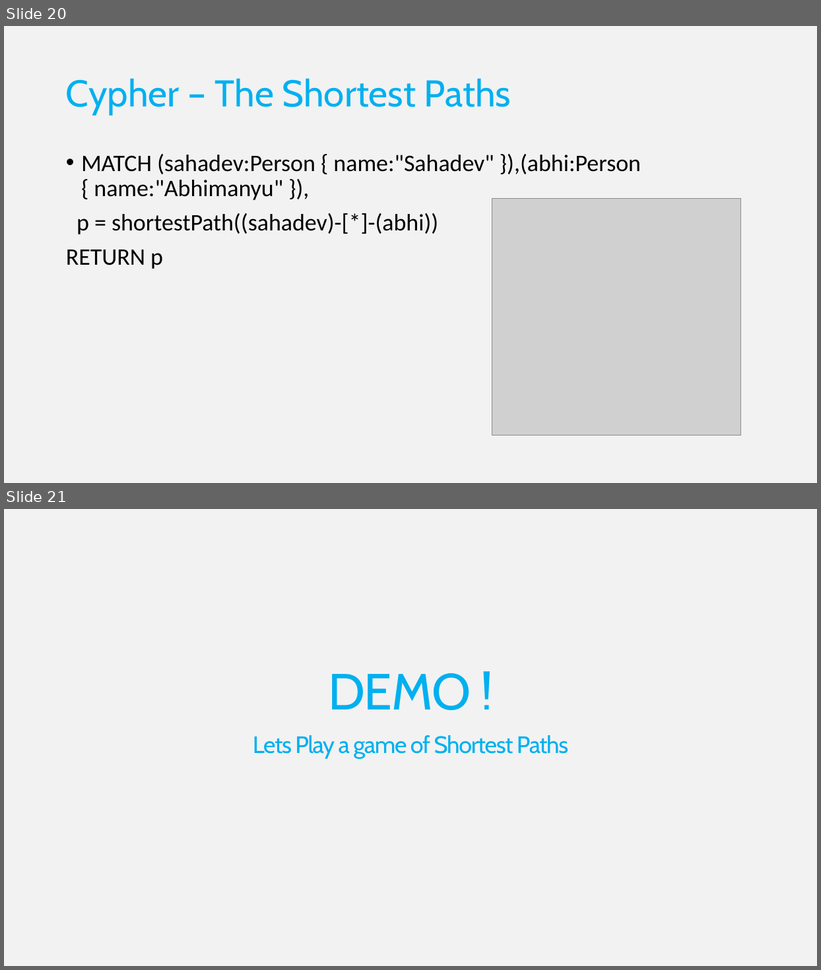
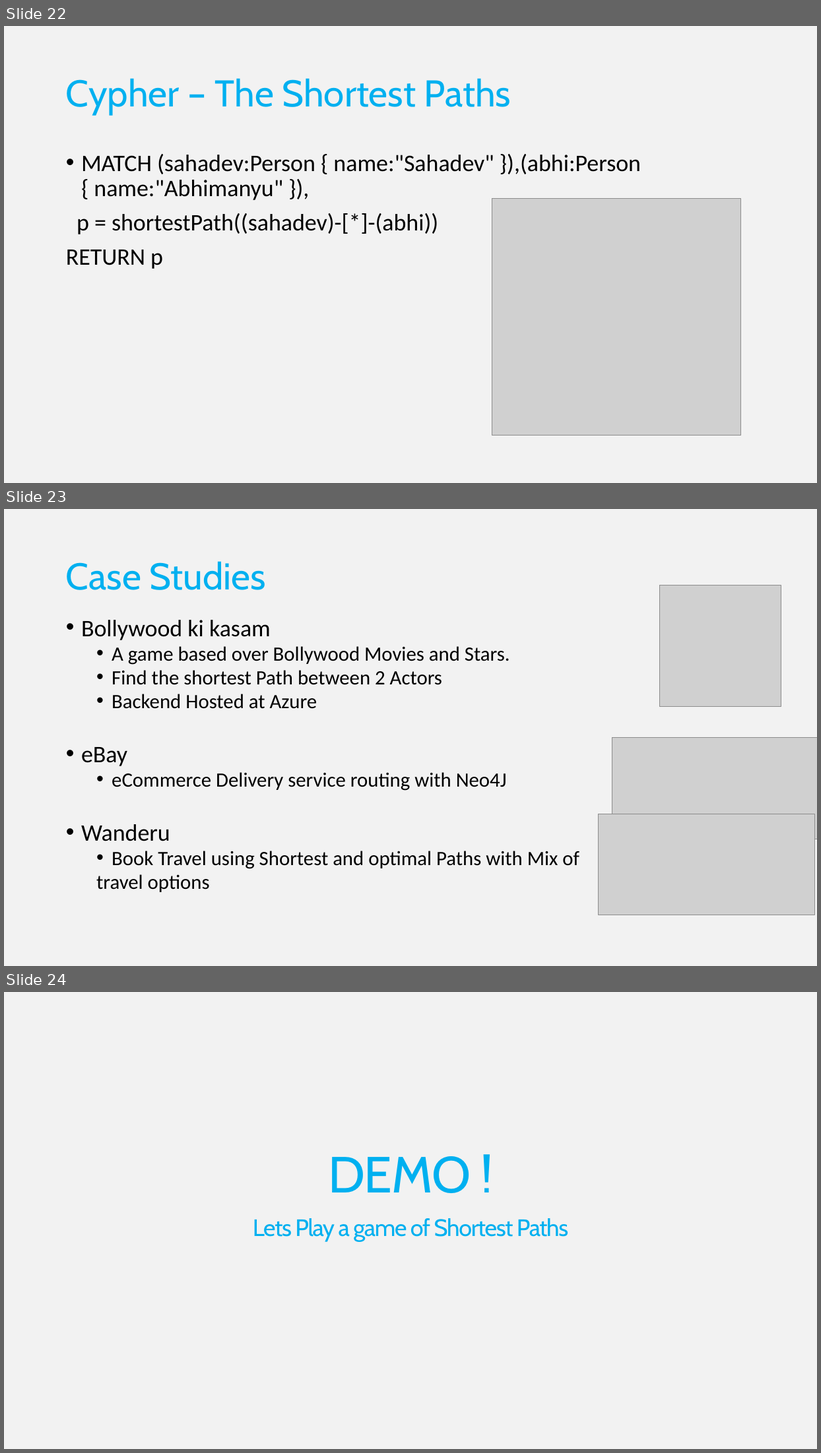
Before and after one commit to FutureUnleashed/OSS, a slide deck: Neo4j/Future Unleashed_Neo4j.pptx. Shown one above the other, each under a label of ours: slides 20 and 21 before the commit, slides 22, 23 and 24 after it. The pictures are 821x970 and 821x1453 pixels, drawn with LibreOffice and Linux fonts; fonts in the diff are those of the drawing; grey boxes stand for pictures; background and template pictures are left out. Boxes give left, top, right and bottom in pixels: in the first picture for what was removed or moved away, otherwise in the second. Text is boxed around its words. In the diff, an @@ line names an element or a change of style, - is before the commit and + after.

Commit message:
more details added to the neo4j and php ppt related to hosting options

```diff
--- a/Neo4j/Future Unleashed_Neo4j.pptx
+++ b/Neo4j/Future Unleashed_Neo4j.pptx
@@ slide 23 added at [4,509,817,966], background picture (left out); not listed: 1 template element that a slide beside it also shows @@
@@ title added at [66,561,266,590], 44 pt, text #00B0F0 @@
+Case Studies
@@ picture added at [660,586,781,706] @@
@@ text added at [81,620,580,892], 24 pt, text #000000 @@
+• Bollywood ki kasam
+  • A game based over Bollywood Movies and Stars.
+  • Find the shortest Path between 2 Actors
+  • Backend Hosted at Azure
+• eBay
+  • eCommerce Delivery service routing with Neo4J
+• Wanderu
+  • Book Travel using Shortest and optimal Paths with Mix of
+  travel options
@@ picture added at [612,738,817,840] @@
@@ picture added at [599,814,814,916] @@
@@ what was slide 20 is now slide 22 @@
@@ what was slide 21 is now slide 24 @@
```
Also in this commit, not shown: 6 slides changed, 2 other slides added, 1 other file.
